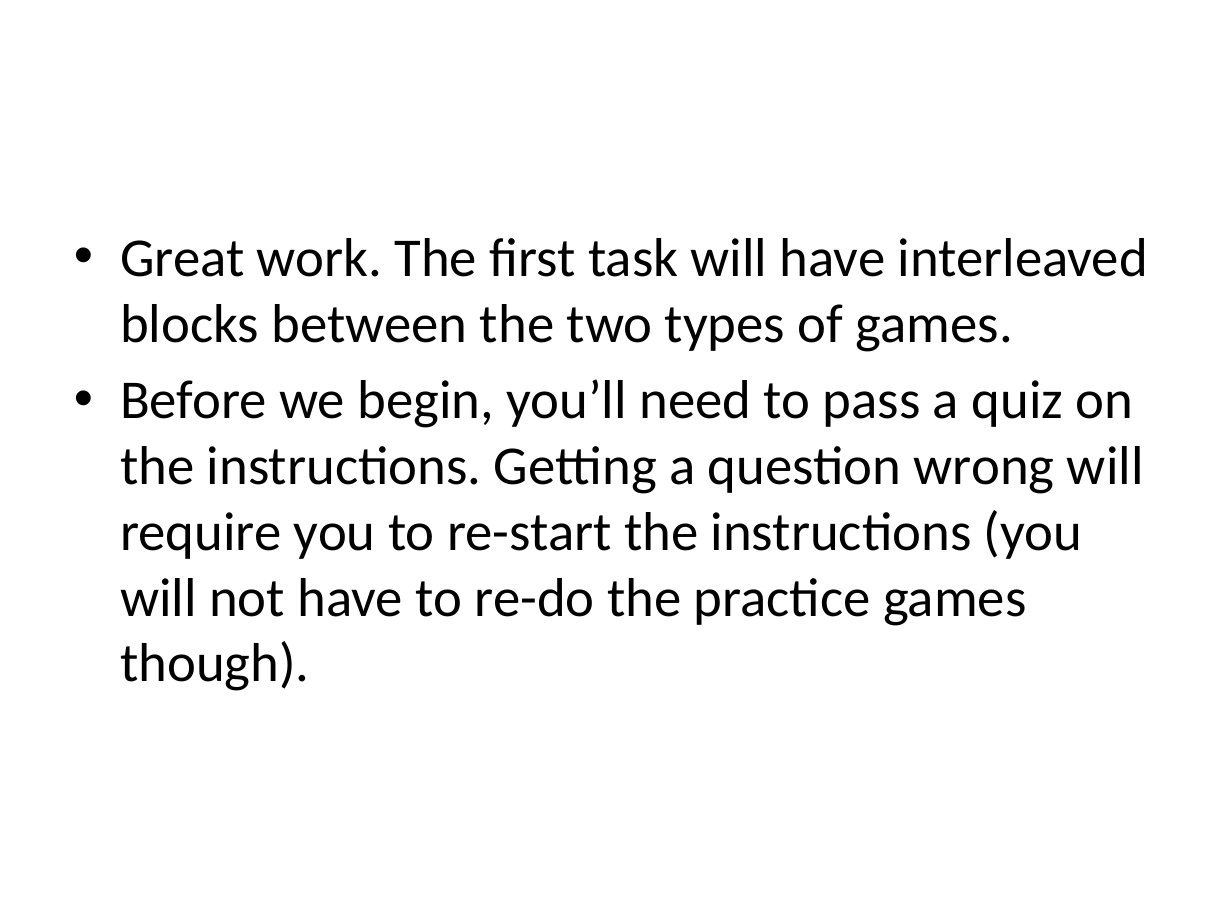
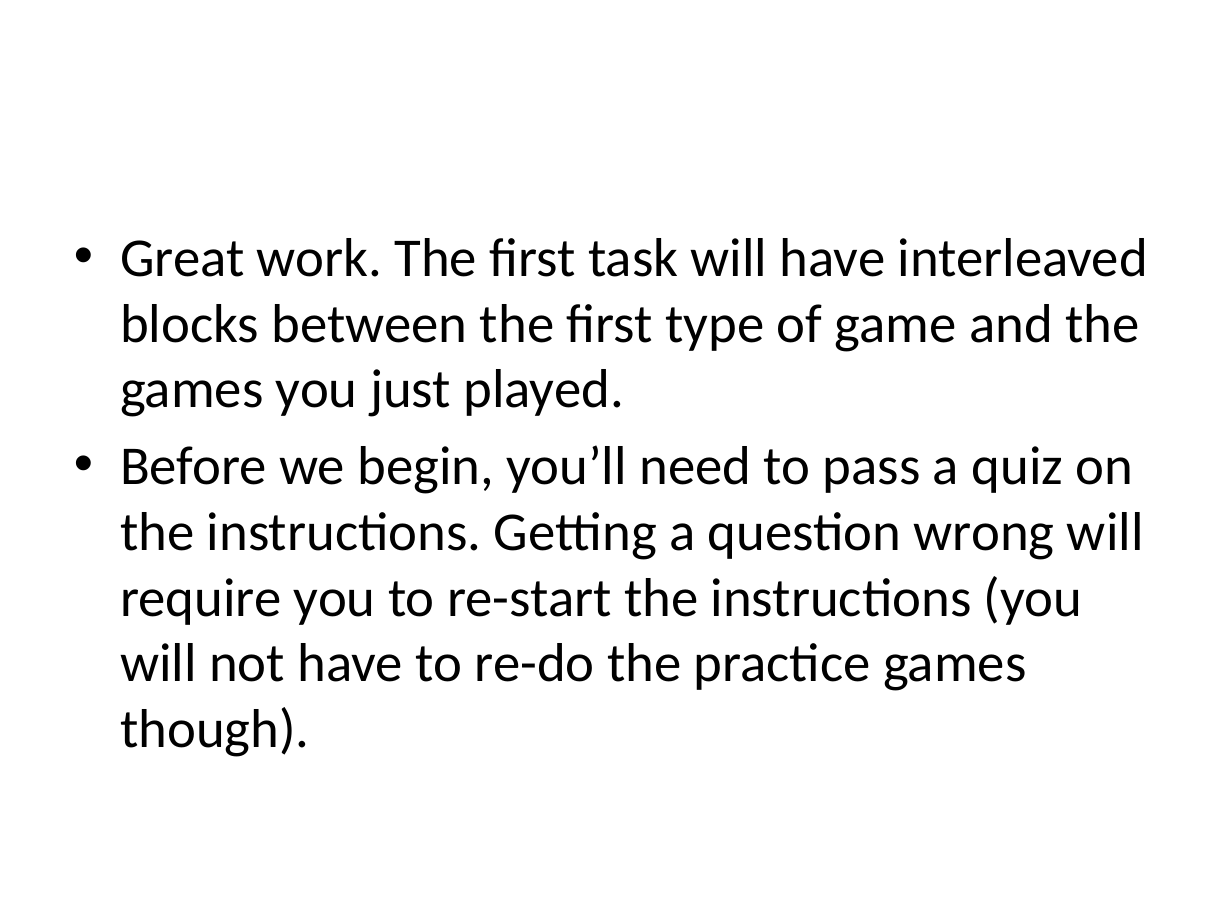
Before and after one commit to evanrussek/uws_jsp, a slide deck: slide 15 of Stimuli/uws_instr_slides.pptx. Drawn at 1232x924 pixels with LibreOffice and Linux fonts; fonts in the diff are those of the drawing. Boxes give left, top, right and bottom in pixels: in the first picture for what was removed or moved away, otherwise in the second. Text is boxed around its words. In the diff, an @@ line names an element or a change of style, - is before the commit and + after.

```diff
--- a/Stimuli/uws_instr_slides.pptx
+++ b/Stimuli/uws_instr_slides.pptx
@@ text at (120,238,1148,417): text changed @@
-• Great work. The first task will have interleaved blocks between the two types of games.
+• Great work. The first task will have interleaved blocks between the first type of game and the games you just played.
```
Also in this commit, not shown: 4 other slides changed, 10 other files.
